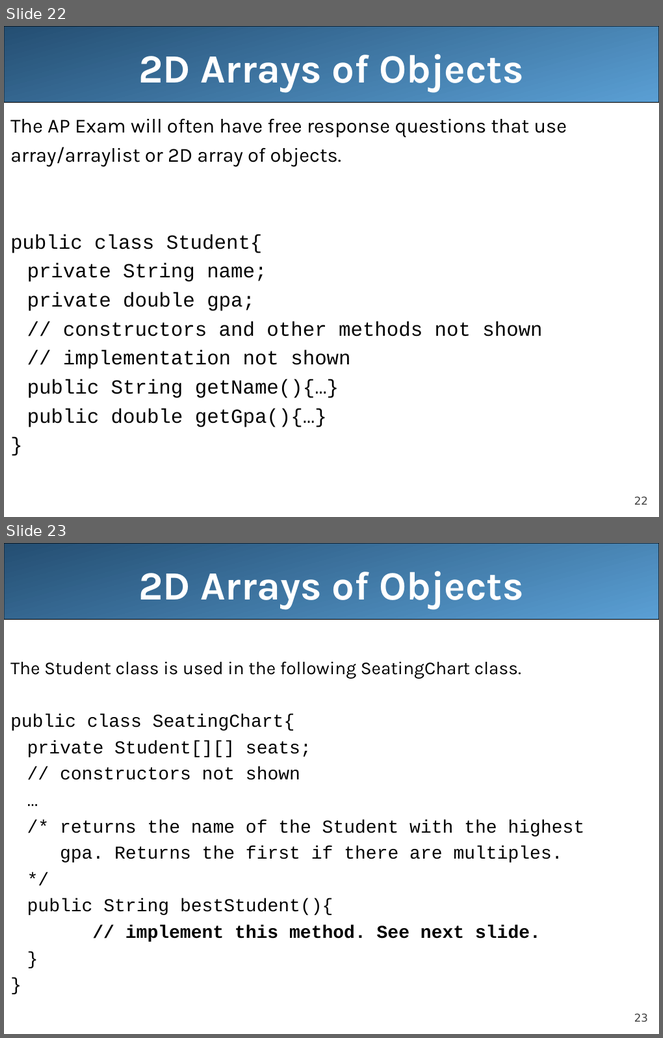
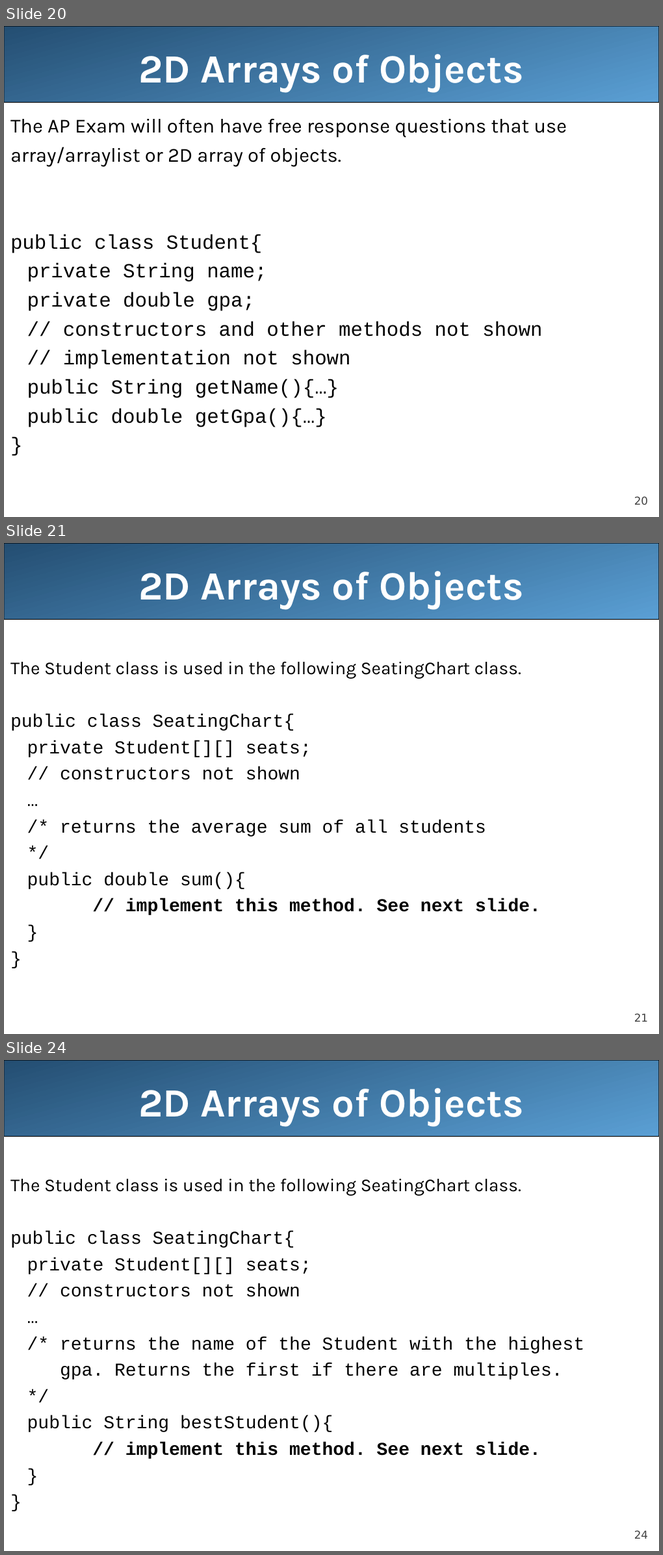
Before and after one commit to LongBaoNguyen/longbaonguyen.github.io, a slide deck: courses/apcsa/lecture20.ppt. Shown one above the other, each under a label of ours: slides 22 and 23 before the commit, slides 20, 21 and 24 after it; the slides between them are not shown. The pictures are 663x1038 and 663x1555 pixels, drawn with LibreOffice and Linux fonts; fonts in the diff are those of the drawing. Boxes give left, top, right and bottom in pixels: in the first picture for what was removed or moved away, otherwise in the second. Text is boxed around its words. In the diff, an @@ line names an element or a change of style, - is before the commit and + after.

```diff
--- a/courses/apcsa/lecture20.ppt
+++ b/courses/apcsa/lecture20.ppt
@@ slide 21 added at box(4, 543, 659, 1034), background #FFFFFF; not listed: 2 template elements that a slide beside it also shows @@
@@ title added at box(139, 571, 523, 609), 44 pt, text #FFFFFF, bold @@
+2D Arrays of Objects
@@ text added at box(10, 661, 541, 915), 20 pt, text #000000 @@
+The Student class is used in the following SeatingChart class.
+public class SeatingChart{
+private Student[][] seats;
+// constructors not shown
+…
+/* returns the average sum of all students
+*/
+public double sum(){
+// implement this method. See next slide.
+}
+}
@@ what was slide 22 is now slide 20 @@
@@ page number at box(634, 497, 648, 505): text changed @@
-22
+20
@@ what was slide 23 is now slide 24 @@
@@ page number at box(634, 1531, 648, 1539): text changed @@
-23
+24
```
Also in this commit, not shown: 2 slides changed, 1 other slide added, 1 slide removed, 2 other files.
